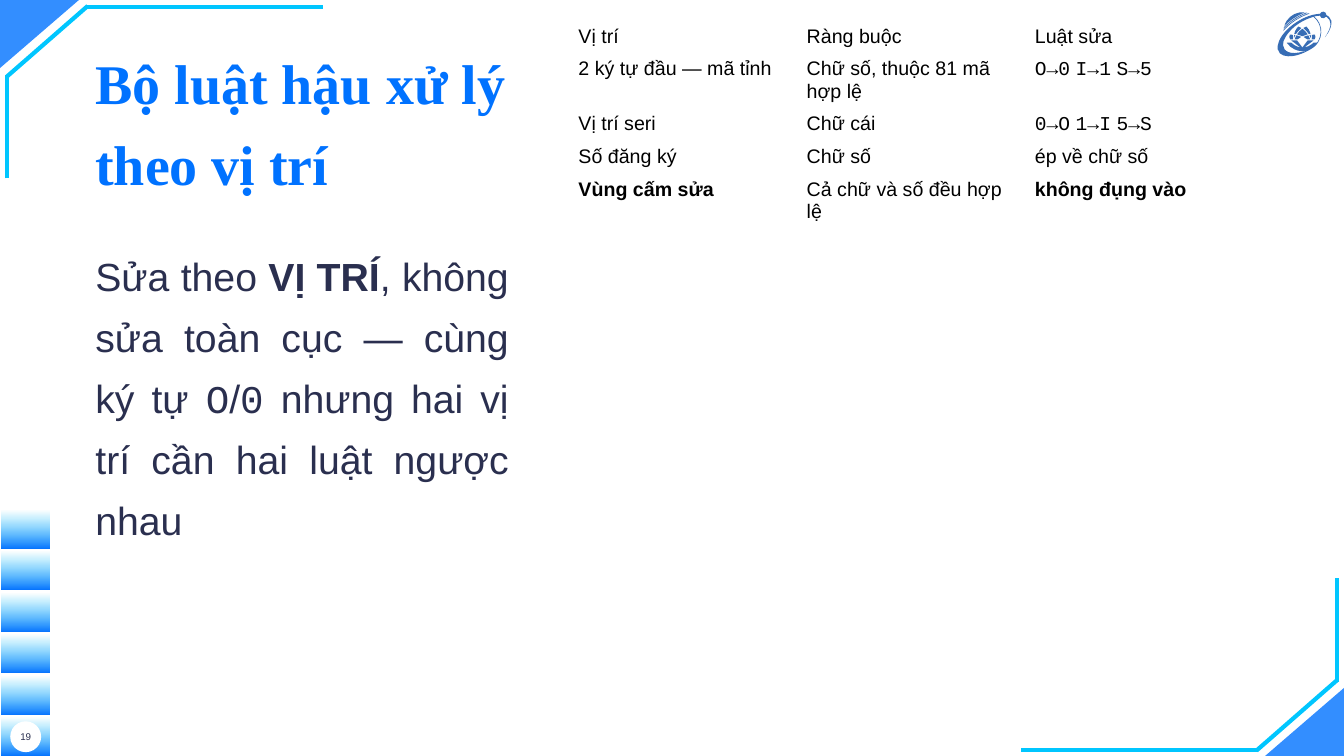
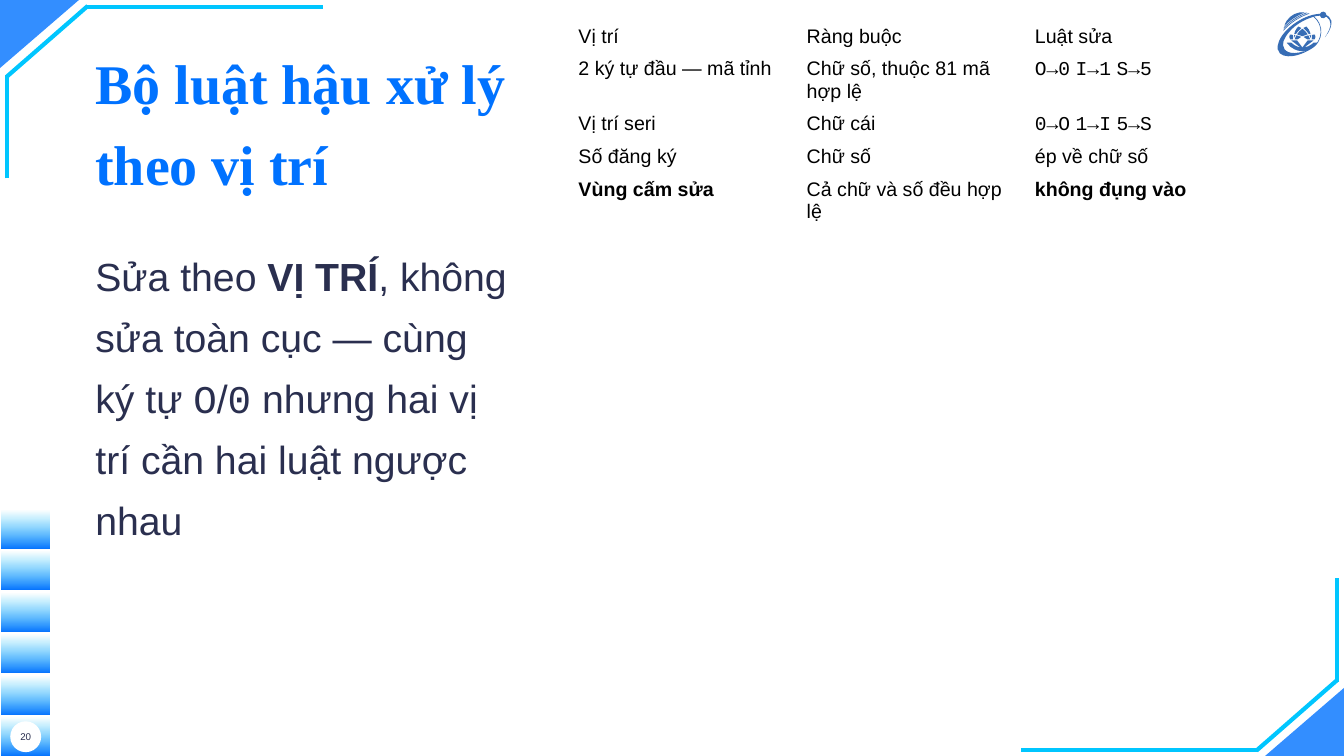
Before and after one commit to hieunguyen2604/alpr-do-an-mon-hoc, a slide deck: slide 20 of docs/slides/slides.pptx (slide 19 before the commit). Drawn at 1344x756 pixels with LibreOffice and Linux fonts; fonts in the diff are those of the drawing; background and template pictures are left out. Boxes give left, top, right and bottom in pixels: in the first picture for what was removed or moved away, otherwise in the second. Text is boxed around its words. In the diff, an @@ line names an element or a change of style, - is before the commit and + after.

```diff
--- a/docs/slides/slides.pptx
+++ b/docs/slides/slides.pptx
@@ text "Sửa theo VỊ TRÍ, không ..." at (95,260,507,536): alignment justified to left @@
@@ page number at (20,733,31,740): text changed @@
-19
+20
```
Also in this commit, not shown: 18 other slides changed, 7 slides added, 1 slide removed, 5 other files.
